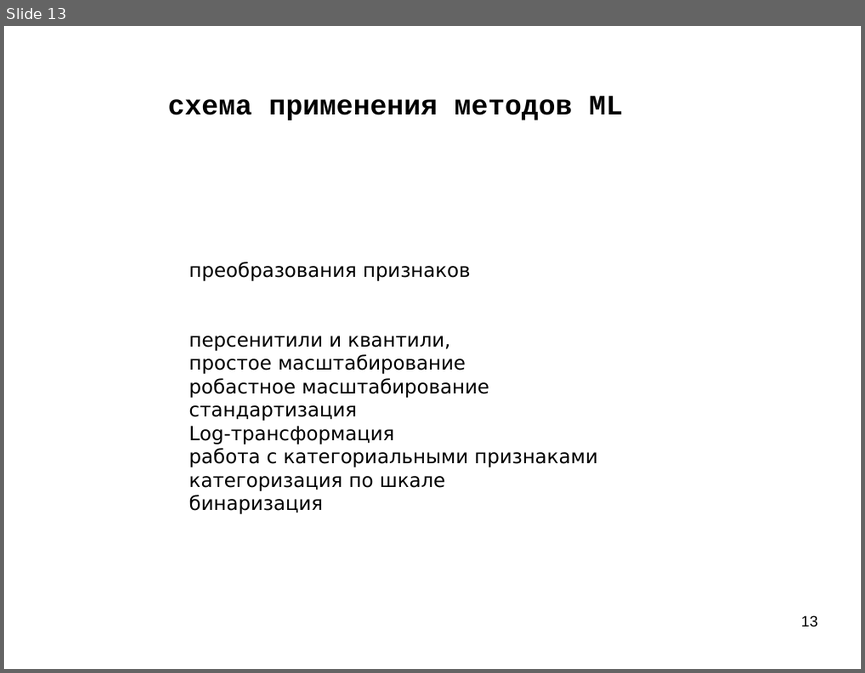
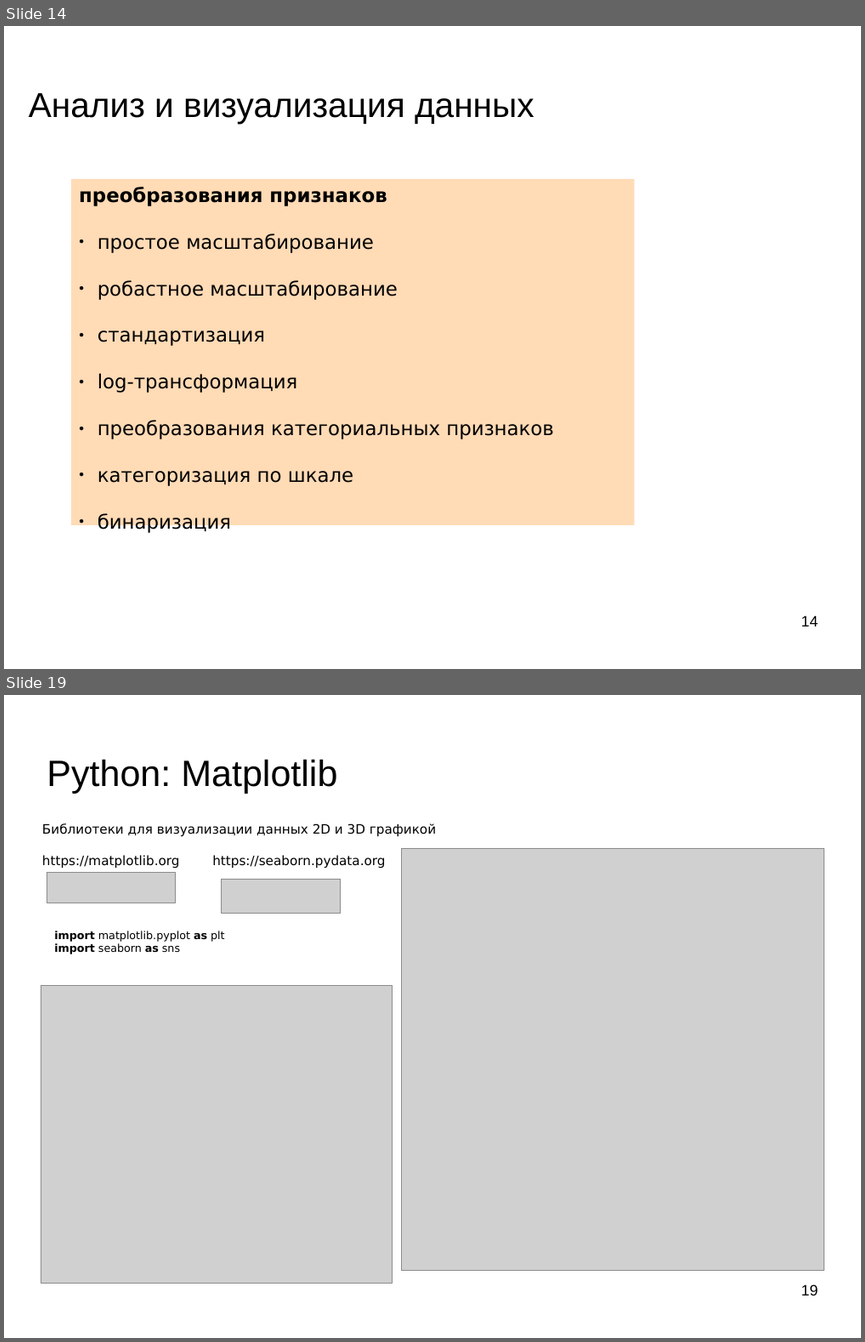
Before and after one commit to mechanoid5/ml_lectorium_2026_I, a slide deck: 04-data-proc.odp. Shown one above the other, each under a label of ours: slide 13 before the commit, slides 14 and 19 after it; the slides between them are not shown. The pictures are 865x673 and 865x1342 pixels, drawn with LibreOffice and Linux fonts; fonts in the diff are those of the drawing; grey boxes stand for pictures; background and template pictures are left out. Boxes give left, top, right and bottom in pixels: in the first picture for what was removed or moved away, otherwise in the second. Text is boxed around its words. In the diff, an @@ line names an element or a change of style, - is before the commit and + after.

```diff
--- a/04-data-proc.odp
+++ b/04-data-proc.odp
@@ slide 19 added at <box>4,695,861,1338</box>, background picture (left out) @@
@@ title added at <box>46,759,337,793</box>, 33.9 pt, text #000000 @@
+Python: Matplotlib
@@ text added at <box>42,823,436,868</box>, 12 pt, text #000000 @@
+Библиотеки для визуализации данных 2D и 3D графикой
+https://matplotlib.org https://seaborn.pydata.org
@@ picture added at <box>46,873,175,903</box> @@
@@ picture added at <box>402,848,824,1270</box> @@
@@ picture added at <box>221,879,341,913</box> @@
@@ text added at <box>54,930,225,954</box>, 10 pt, text #000000 @@
+import matplotlib.pyplot as plt
+import seaborn as sns
@@ picture added at <box>41,986,392,1283</box> @@
@@ page number added at <box>801,1284,818,1295</box>, 14 pt, text #000000 @@
+19
@@ what was slide 13 is now slide 14 @@
@@ slide 14 changed as well @@
@@ title at <box>29,93,534,124</box>: text changed; size 26 to 32 pt; font Courier New to Arial; bold off @@
-схема применения методов ML
+Анализ и визуализация данных
@@ rectangle "преобразования признаков": place and size @@
-rectangle "преобразования признаков" at <box>189,261,597,514</box>
+rectangle "преобразования признаков" at <box>72,179,635,525</box>
@@ rectangle "преобразования признаков" at <box>72,179,635,525</box>: fill none to #FFDBB6 @@
@@ text in rectangle at <box>79,187,398,533</box>: bold on in "преобразования признаков"; bullet none to ●; line spacing 1 to 2 @@
@@ text in rectangle at <box>189,335,450,351</box>: paragraph removed @@
-персенитили и квантили,
@@ text in rectangle at <box>98,373,554,439</box>: text changed @@
-Log-трансформация
-работа с категориальными признаками
+● log-трансформация
+● преобразования категориальных признаков
@@ page number at <box>801,615,818,626</box>: text changed @@
-13
+14
```
Also in this commit, not shown: 14 other slides changed, 11 other slides added, 7 slides removed.
